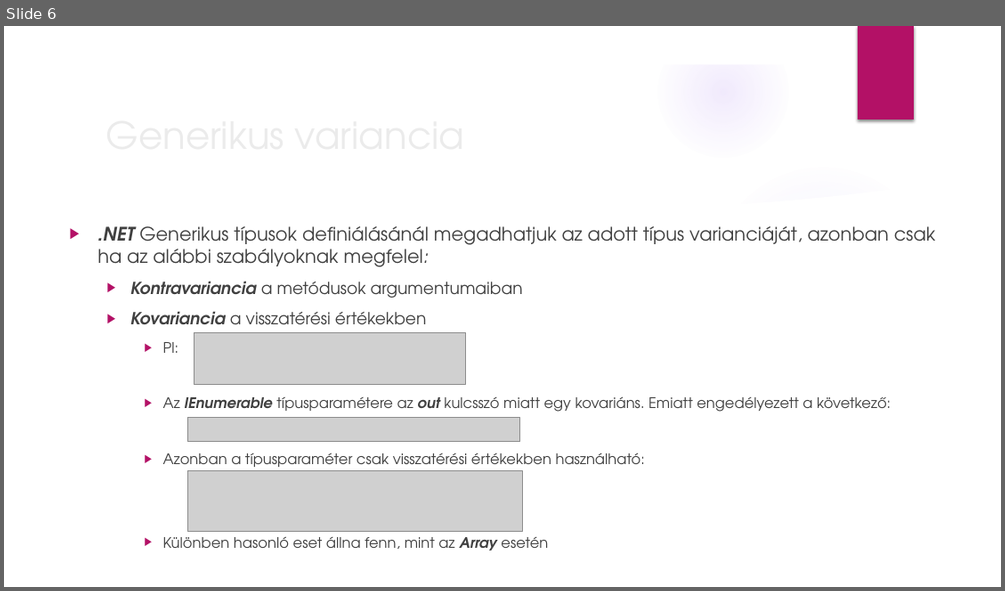
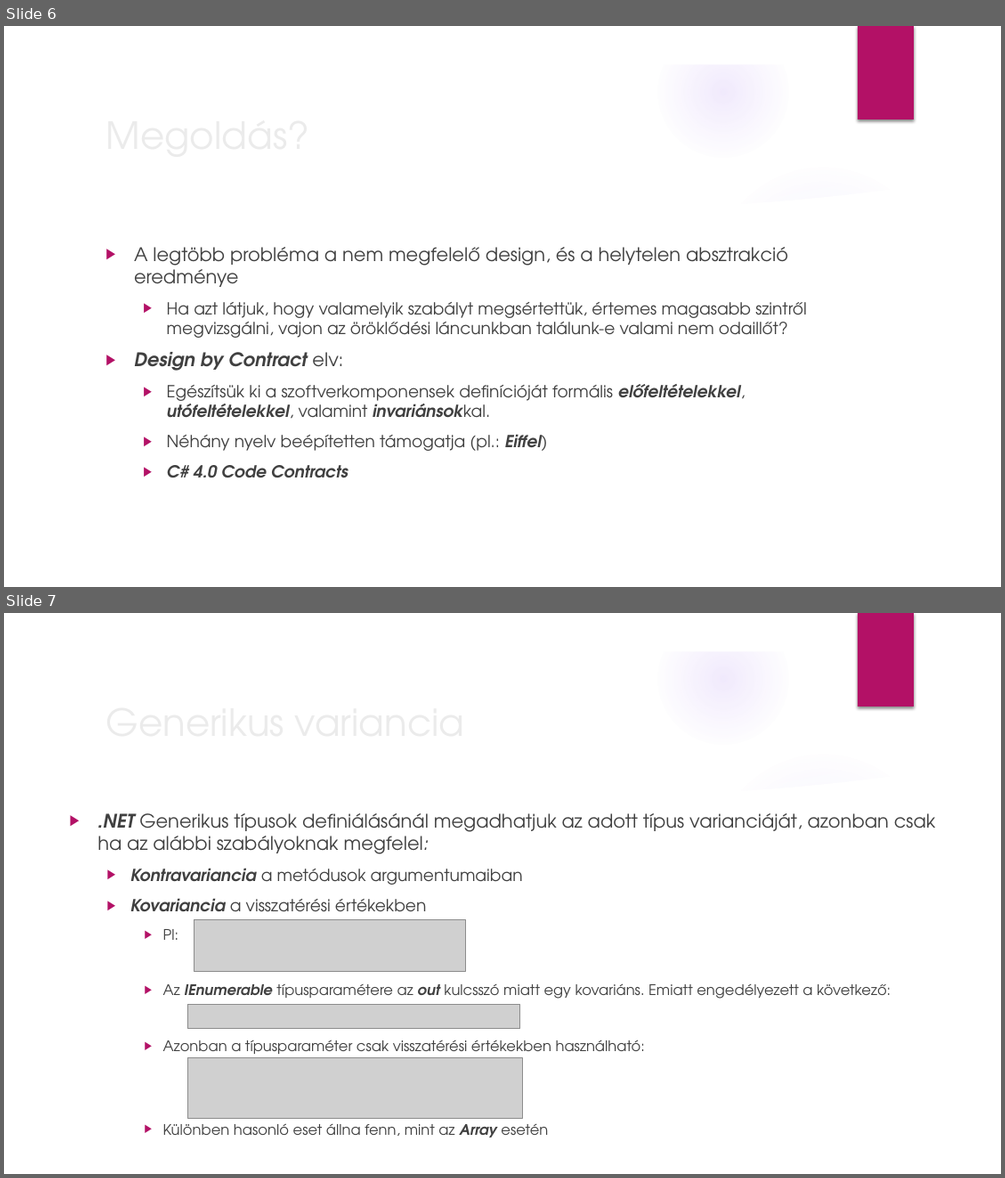
Before and after one commit to ntamas92/LiskovPresentation, a slide deck: Presentation.pptx. Shown one above the other, each under a label of ours: slide 6 before the commit, slides 6 and 7 after it. The pictures are 1005x591 and 1005x1178 pixels, drawn with LibreOffice and Linux fonts; fonts in the diff are those of the drawing; grey boxes stand for pictures; background and template pictures are left out. Boxes give left, top, right and bottom in pixels: in the first picture for what was removed or moved away, otherwise in the second. Text is boxed around its words. In the diff, an @@ line names an element or a change of style, - is before the commit and + after.

```diff
--- a/Presentation.pptx
+++ b/Presentation.pptx
@@ slide 6 added at (4, 26, 1001, 587), background picture (left out); not listed: 9 template elements that a slide beside it also shows @@
@@ title added at (98, 105, 815, 163), 36 pt, text #EBEBEB @@
+Megoldás?
@@ text added at (134, 247, 806, 477), 16 pt, text #404040 @@
+▶ A legtöbb probléma a nem megfelelő design, és a helytelen absztrakció eredménye
+  ▶ Ha azt látjuk, hogy valamelyik szabályt megsértettük, értemes magasabb szintről megvizsgálni, vajon az öröklődési láncunkban találunk-e valami nem odaillőt?
+▶ Design by Contract elv:
+  ▶ Egészítsük ki a szoftverkomponensek definícióját formális előfeltételekkel, utófeltételekkel, valamint invariánsokkal.
+  ▶ Néhány nyelv beépítetten támogatja (pl.: Eiffel)
+  ▶ C# 4.0 Code Contracts
@@ what was slide 6 is now slide 7 @@
```
Also in this commit, not shown: 1 slide changed.
